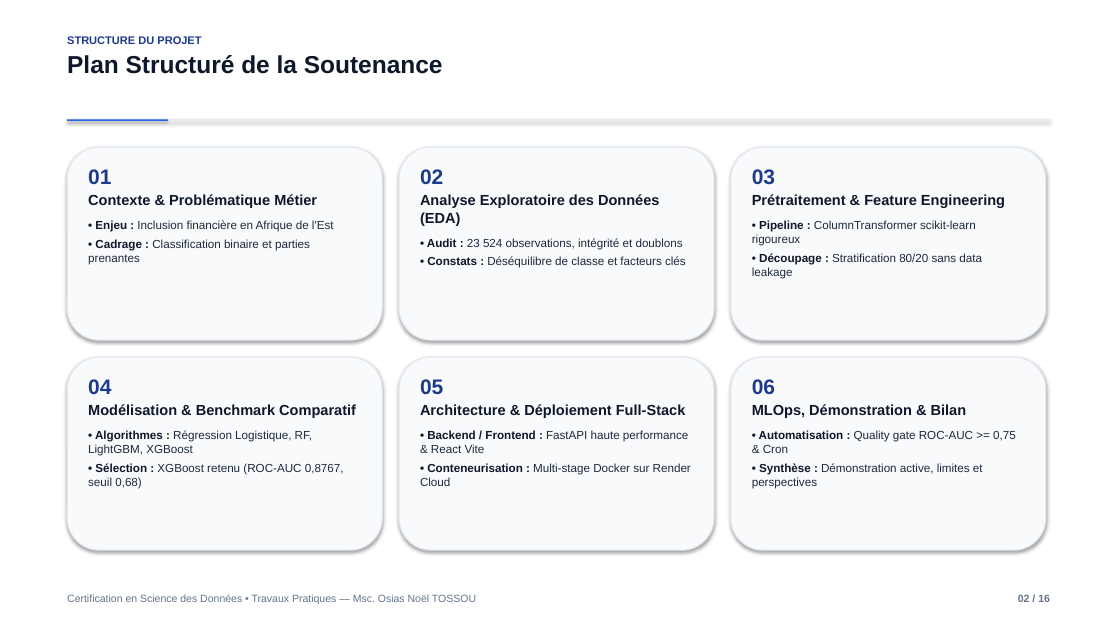
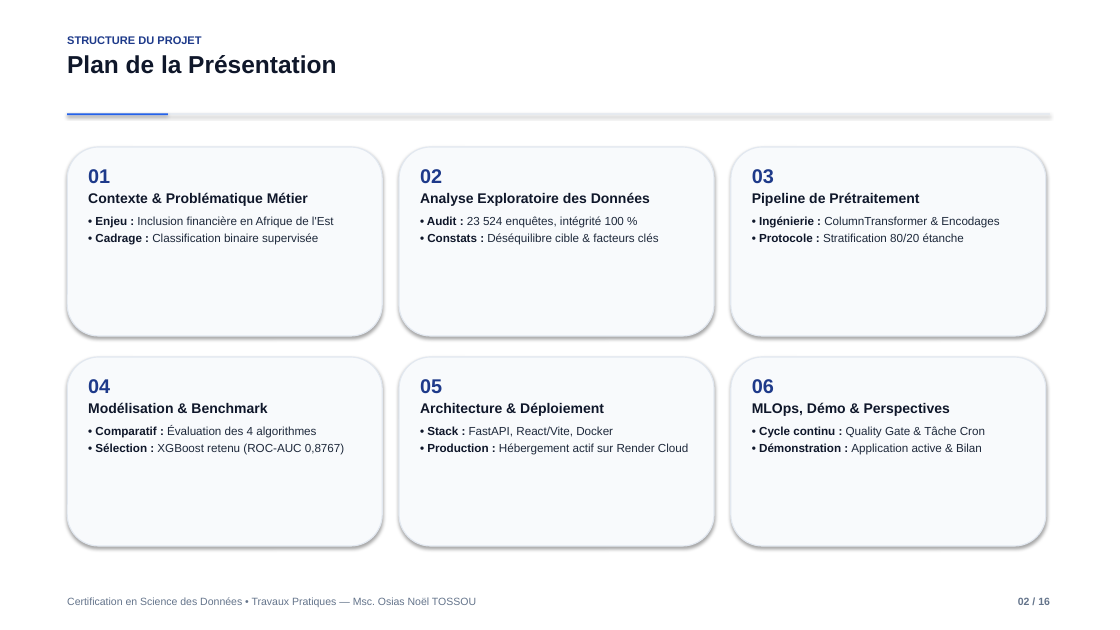
Before and after one commit to OLOUNLAD/Financial-inclusion-africa, a slide deck: slide 2 of Presentation_Soutenance.pptx. Drawn at 1120x630 pixels with LibreOffice and Linux fonts; fonts in the diff are those of the drawing. Boxes give left, top, right and bottom in pixels: in the first picture for what was removed or moved away, otherwise in the second. Text is boxed around its words. In the diff, an @@ line names an element or a change of style, - is before the commit and + after.

Commit message:
Refactor defense slides: unclutter text and integrate 5 architectural and workflow diagrams

```diff
--- a/Presentation_Soutenance.pptx
+++ b/Presentation_Soutenance.pptx
@@ text at [67, 55, 336, 74]: text changed @@
-Plan Structuré de la Soutenance
+Plan de la Présentation
@@ rectangle: place and size @@
-rectangle at [67, 119, 1050, 120]
+rectangle at [67, 113, 1050, 114]
@@ rectangle: place and size @@
-rectangle at [67, 119, 168, 121]
+rectangle at [67, 113, 168, 115]
@@ rounded rectangle: place and size @@
-rounded rectangle at [67, 147, 382, 340]
+rounded rectangle at [67, 147, 382, 336]
@@ rounded rectangle: place and size @@
-rounded rectangle at [399, 147, 714, 340]
+rounded rectangle at [399, 147, 714, 336]
@@ rounded rectangle: place and size @@
-rounded rectangle at [731, 147, 1046, 340]
+rounded rectangle at [731, 147, 1046, 336]
@@ text at [88, 169, 334, 228]: size 18 to 17 pt in "01"; size 12.5 to 12 pt in "Contexte & Problématique Métier"; less space between paragraphs @@
@@ text at [420, 192, 659, 245]: text changed @@
-Analyse Exploratoire des Données (EDA)
-• Audit : 23 524 observations, intégrité et doublons
-• Constats : Déséquilibre de classe et facteurs clés
+Analyse Exploratoire des Données
+• Audit : 23 524 enquêtes, intégrité 100 %
+• Constats : Déséquilibre cible & facteurs clés
@@ text at [752, 192, 999, 242]: text changed @@
-Prétraitement & Feature Engineering
-• Pipeline : ColumnTransformer scikit-learn rigoureux
-• Découpage : Stratification 80/20 sans data leakage
+Pipeline de Prétraitement
+• Ingénierie : ColumnTransformer & Encodages
+• Protocole : Stratification 80/20 étanche
@@ text at [95, 233, 318, 245]: text changed @@
-• Cadrage : Classification binaire et parties prenantes
+• Cadrage : Classification binaire supervisée
@@ rounded rectangle: place and size @@
-rounded rectangle at [67, 357, 382, 550]
+rounded rectangle at [67, 357, 382, 546]
@@ rounded rectangle: place and size @@
-rounded rectangle at [399, 357, 714, 550]
+rounded rectangle at [399, 357, 714, 546]
@@ rounded rectangle: place and size @@
-rounded rectangle at [731, 357, 1046, 550]
+rounded rectangle at [731, 357, 1046, 546]
@@ text at [88, 379, 110, 393]: size 18 to 17 pt in "04" @@
@@ text at [88, 402, 344, 455]: text changed @@
-Modélisation & Benchmark Comparatif
-• Algorithmes : Régression Logistique, RF, LightGBM, XGBoost
-• Sélection : XGBoost retenu (ROC-AUC 0,8767, seuil 0,68)
+Modélisation & Benchmark
+• Comparatif : Évaluation des 4 algorithmes
+• Sélection : XGBoost retenu (ROC-AUC 0,8767)
@@ text at [420, 402, 688, 455]: text changed; text colour #0F172A to #1E293B; bold off @@
-Architecture & Déploiement Full-Stack
-• Backend / Frontend : FastAPI haute performance & React Vite
-• Conteneurisation : Multi-stage Docker sur Render Cloud
+Architecture & Déploiement
+• Stack : FastAPI, React/Vite, Docker
+• Production : Hébergement actif sur Render Cloud
@@ text at [752, 402, 985, 455]: text changed; text colour #1E293B to #0F172A; bold on @@
-MLOps, Démonstration & Bilan
-• Automatisation : Quality gate ROC-AUC >= 0,75 & Cron
-• Synthèse : Démonstration active, limites et perspectives
+MLOps, Démo & Perspectives
+• Cycle continu : Quality Gate & Tâche Cron
+• Démonstration : Application active & Bilan
```
Also in this commit, not shown: 14 other slides changed, 1 slide added, 1 slide removed, 2 other files.
